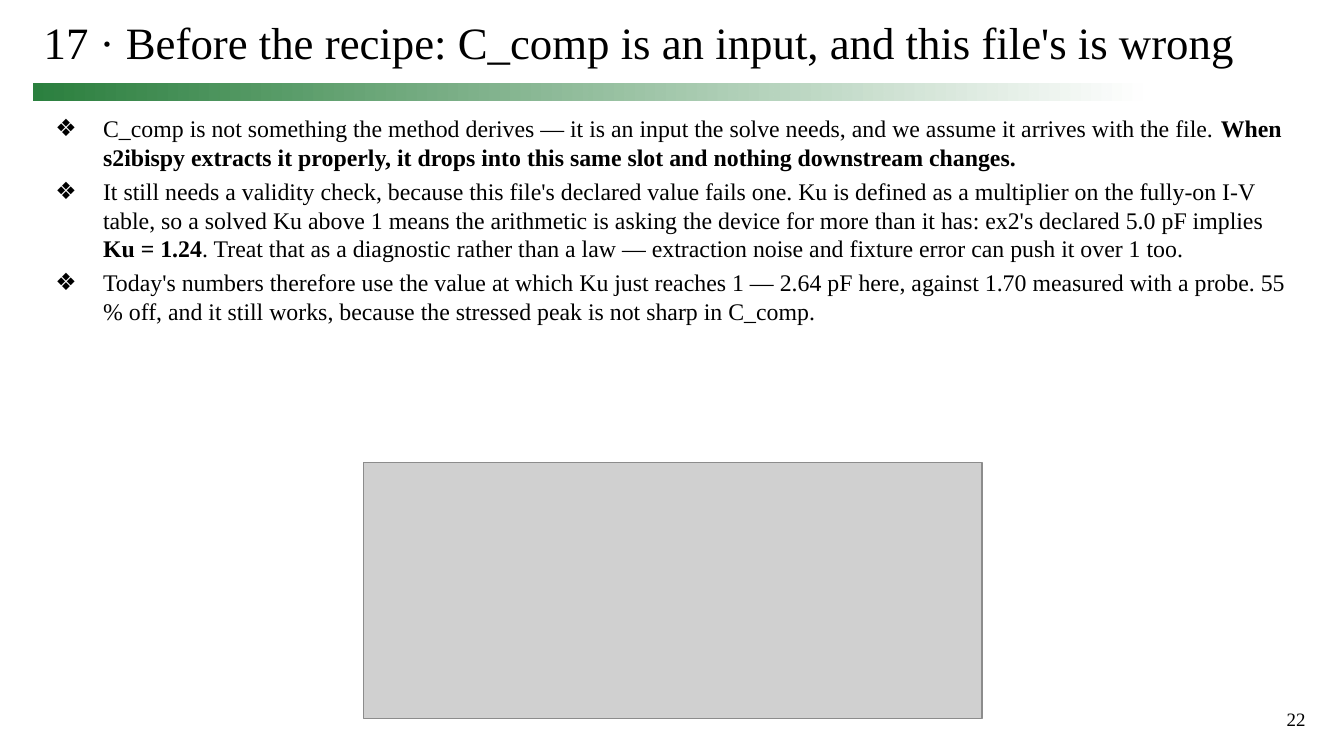
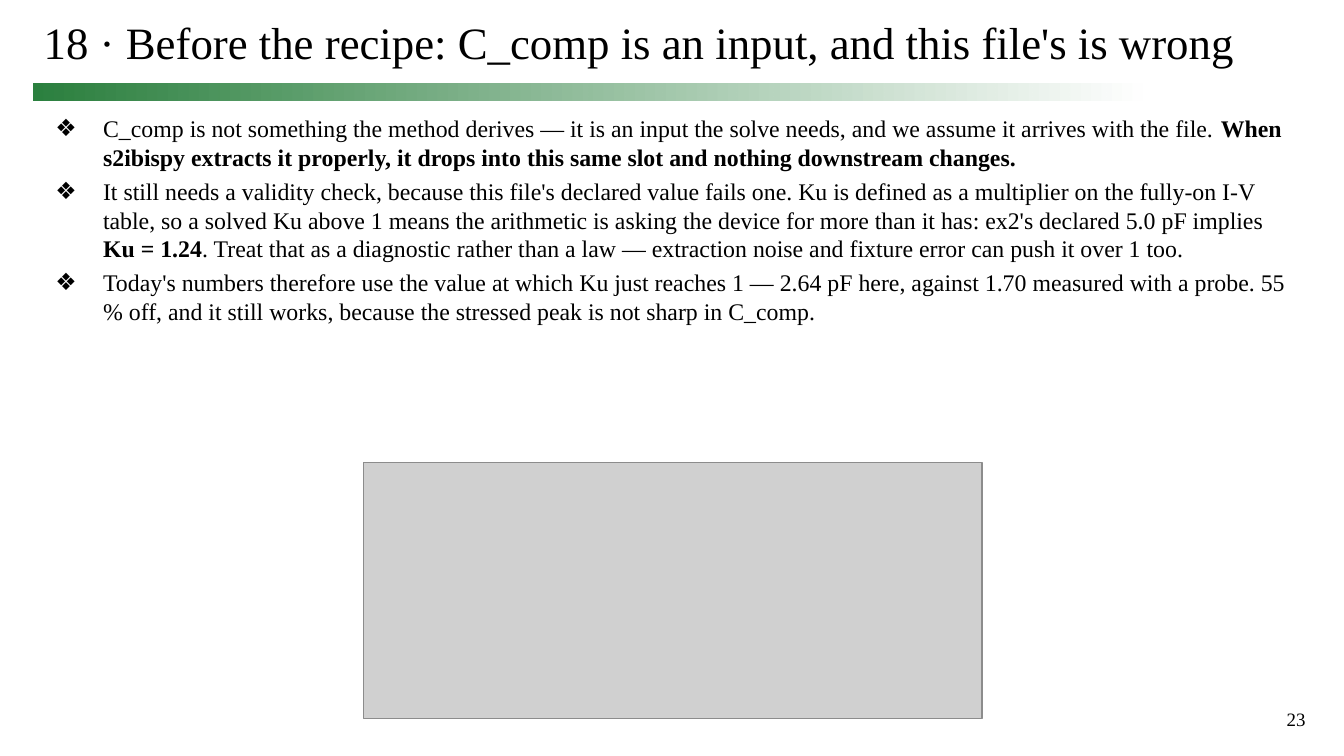
Before and after one commit to simon9721/ibis_comparison, a slide deck: slide 23 of results/meeting_deck_2026-09-24/0924_track1_story.pptx (slide 22 before the commit). Drawn at 1344x756 pixels with LibreOffice and Linux fonts; fonts in the diff are those of the drawing; grey boxes stand for pictures. Boxes give left, top, right and bottom in pixels: in the first picture for what was removed or moved away, otherwise in the second. Text is boxed around its words. In the diff, an @@ line names an element or a change of style, - is before the commit and + after.

```diff
--- a/results/meeting_deck_2026-09-24/0924_track1_story.pptx
+++ b/results/meeting_deck_2026-09-24/0924_track1_story.pptx
@@ title at [44, 27, 1233, 69]: text changed @@
-17 · Before the recipe: C_comp is an input, and this file's is wrong
+18 · Before the recipe: C_comp is an input, and this file's is wrong
@@ page number at [1287, 713, 1306, 726]: text changed @@
-22
+23
```
Also in this commit, not shown: 10 other slides changed, 1 slide added, 4 other files.
